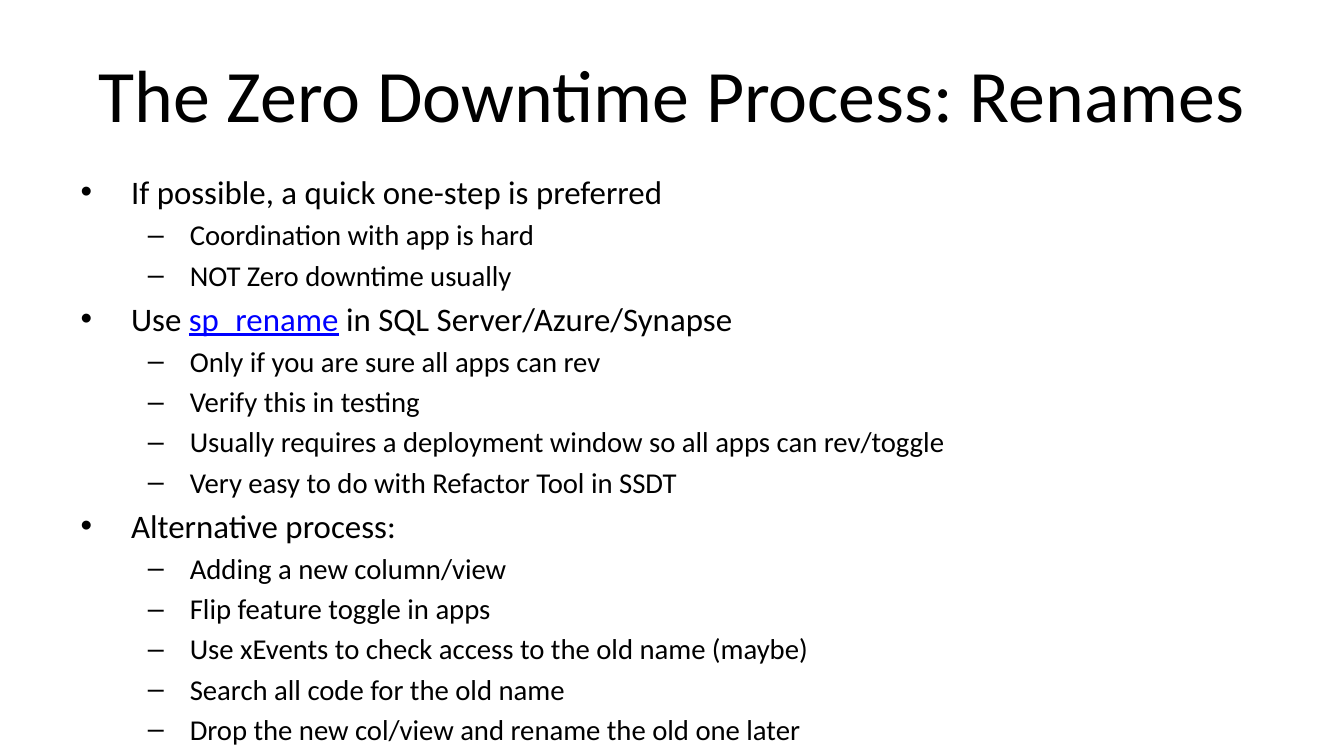
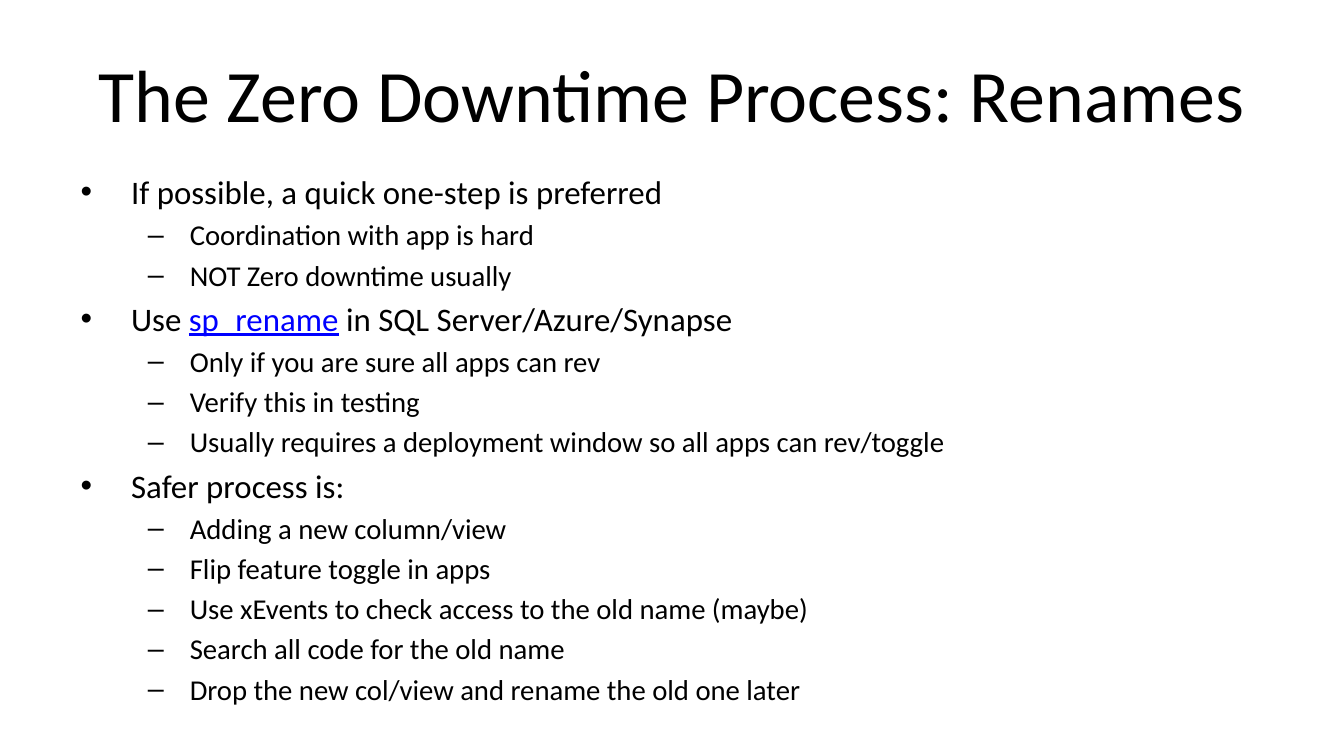
Before and after one commit to way0utwest/ZeroDowntime, a slide deck: slide 27 of ArchitectZeroDowntime.pptx. Drawn at 1344x756 pixels with LibreOffice and Linux fonts; fonts in the diff are those of the drawing; background and template pictures are left out. Boxes give left, top, right and bottom in pixels: in the first picture for what was removed or moved away, otherwise in the second. Text is boxed around its words. In the diff, an @@ line names an element or a change of style, - is before the commit and + after.

Commit message:
revert ArchitectZeroDowntime.pptx

```diff
--- a/ArchitectZeroDowntime.pptx
+++ b/ArchitectZeroDowntime.pptx
@@ text at (131, 475, 344, 504): text changed; size 15.4 to 17.6 pt @@
-  – Very easy to do with Refactor Tool in SSDT
-• Alternative process:
+• Safer process is:
```
Also in this commit, not shown: 4 other slides changed.
